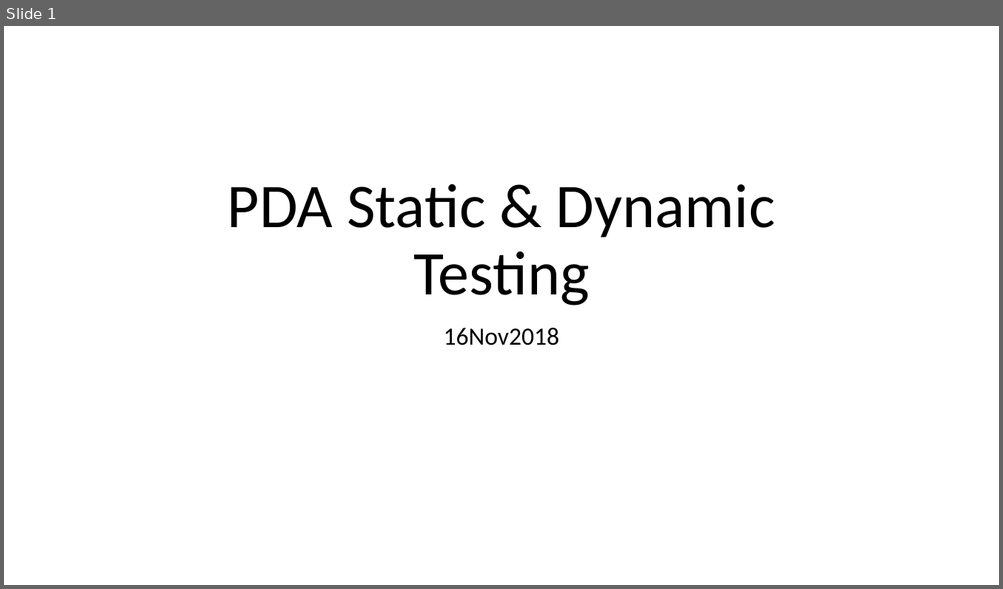
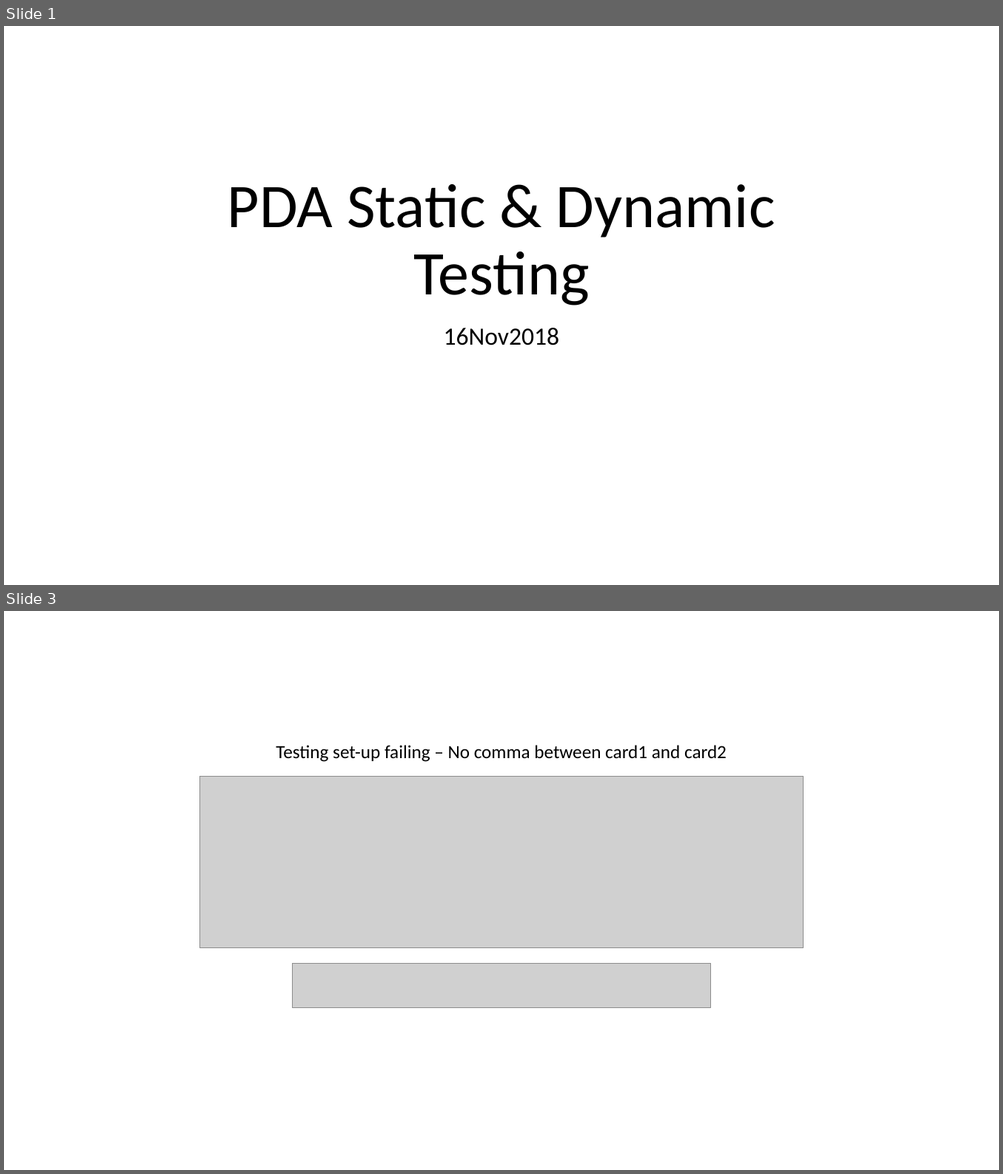
Before and after one commit to catf62/catriona_ford_PDA, a slide deck: catriona_ford_PDA/Static_and_Dynaic_Testing.pptx. Shown one above the other, each under a label of ours: slide 1 before the commit, slides 1 and 3 after it; the slides between them are not shown. The pictures are 1003x589 and 1003x1174 pixels, drawn with LibreOffice and Linux fonts; fonts in the diff are those of the drawing; grey boxes stand for pictures. Boxes give left, top, right and bottom in pixels: in the first picture for what was removed or moved away, otherwise in the second. Text is boxed around its words. In the diff, an @@ line names an element or a change of style, - is before the commit and + after.

Commit message:
testing exercise complete

```diff
--- a/catriona_ford_PDA/Static_and_Dynaic_Testing.pptx
+++ b/catriona_ford_PDA/Static_and_Dynaic_Testing.pptx
@@ slide 3 added at (x1=4, y1=611, x2=999, y2=1170), background #FFFFFF @@
@@ text added at (x1=276, y1=745, x2=726, y2=762), 18 pt, text #000000 @@
+Testing set-up failing – No comma between card1 and card2
@@ picture added at (x1=199, y1=777, x2=802, y2=949) @@
@@ picture added at (x1=292, y1=963, x2=711, y2=1008) @@
```
Also in this commit, not shown: 7 other slides added, 10 other files.
